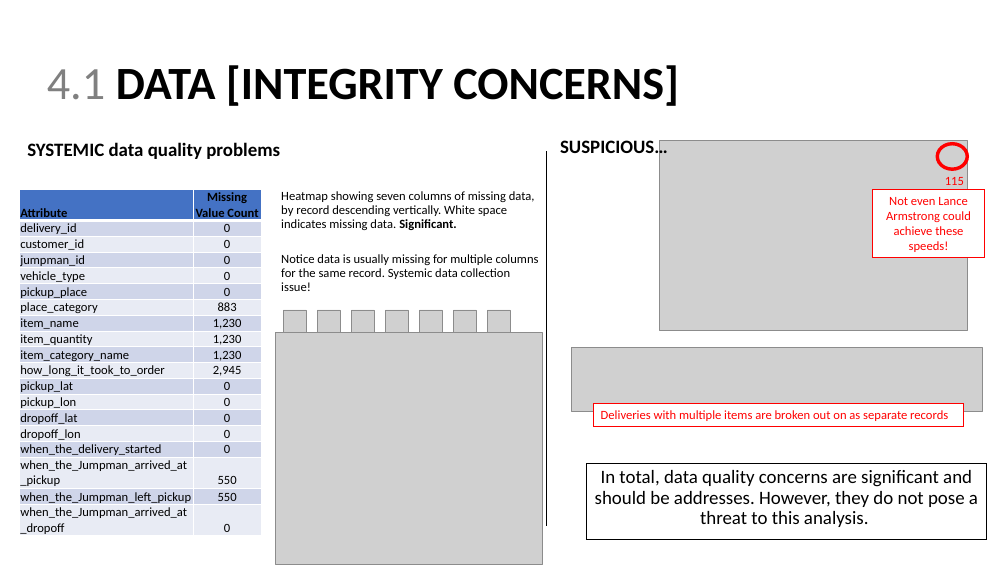
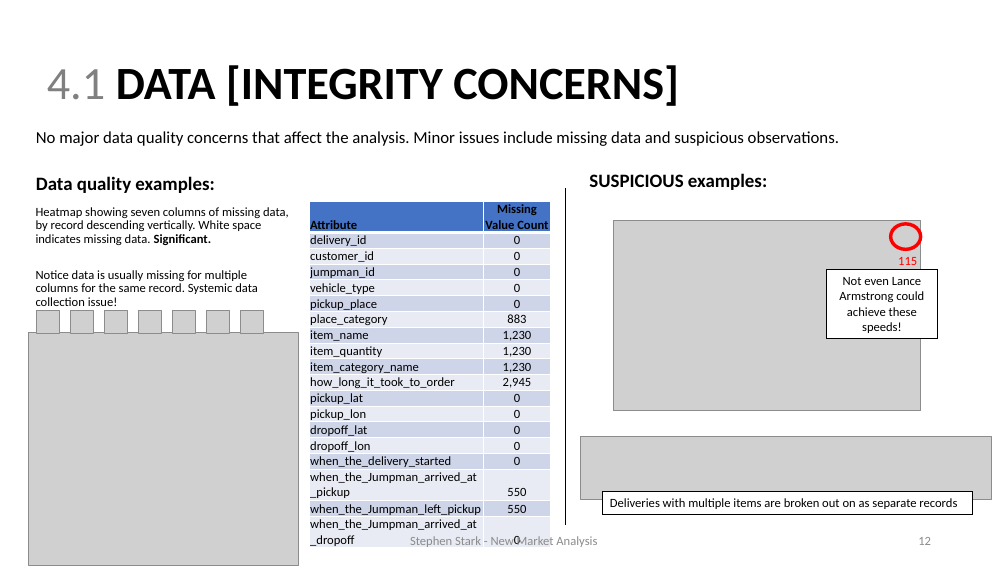
Before and after one commit to sstarkjr/PM_MarketAnalysis, a slide deck: slide 12 of Stephen_Stark_Analysis.pptx. Drawn at 1008x567 pixels with LibreOffice and Linux fonts; fonts in the diff are those of the drawing; grey boxes stand for pictures. Boxes give left, top, right and bottom in pixels: in the first picture for what was removed or moved away, otherwise in the second. Text is boxed around its words. In the diff, an @@ line names an element or a change of style, - is before the commit and + after.

```diff
--- a/Stephen_Stark_Analysis.pptx
+++ b/Stephen_Stark_Analysis.pptx
@@ text added at (x1=36, y1=131, x2=839, y2=146), 16 pt, text #000000 @@
+No major data quality concerns that affect the analysis. Minor issues include missing data and suspicious observations.
@@ text at (x1=36, y1=176, x2=214, y2=193): text changed @@
-SYSTEMIC data quality problems
+Data quality examples:
@@ text at (x1=589, y1=173, x2=767, y2=190): text changed @@
-SUSPICIOUS…
+SUSPICIOUS examples:
@@ text "Heatmap showing seven columns of ..." rewrapped from (x1=281, y1=191, x2=539, y2=291) to (x1=36, y1=207, x2=289, y2=306) @@
@@ table moved from (x1=20, y1=190, x2=261, y2=538) to (x1=310, y1=201, x2=551, y2=550) @@
@@ line moved from (547, 151) - (547, 526) to (566, 188) - (566, 525) @@
@@ 1 picture, 1 text, 1 rectangle, 1 ellipse moved together from (x1=660, y1=141, x2=985, y2=330) to (x1=613, y1=221, x2=938, y2=411) @@
@@ rectangle "Not even Lance Armstrong could ..." at (x1=827, y1=269, x2=938, y2=338): text colour #FF0000 to #000000; outline #FF0000 0.75 pt to #000000 0.75 pt @@
@@ 7 pictures moved together from (x1=284, y1=310, x2=510, y2=333) to (x1=36, y1=311, x2=263, y2=333) @@
@@ picture resized from (x1=276, y1=332, x2=542, y2=564) to (x1=29, y1=333, x2=299, y2=565) @@
@@ picture moved from (x1=571, y1=348, x2=982, y2=411) to (x1=580, y1=436, x2=991, y2=500) @@
@@ rectangle removed at (x1=587, y1=464, x2=988, y2=540) @@
-In total, data quality concerns are significant and should be addresses. However, they do not pose a threat to this analysis.
@@ rectangle "Deliveries with multiple items are ..." moved from (x1=594, y1=404, x2=963, y2=426) to (x1=603, y1=492, x2=972, y2=514) @@
@@ rectangle "Deliveries with multiple items are ..." at (x1=603, y1=492, x2=972, y2=514): text colour #FF0000 to #000000; outline #FF0000 0.75 pt to #000000 0.75 pt @@
@@ text added at (x1=410, y1=536, x2=597, y2=547), 12 pt, text #8C8C8C @@
+Stephen Stark - New Market Analysis
@@ page number added at (x1=918, y1=537, x2=931, y2=545), 12 pt, text #8C8C8C @@
+12
```
Also in this commit, not shown: 18 other slides changed, 1 other file.
